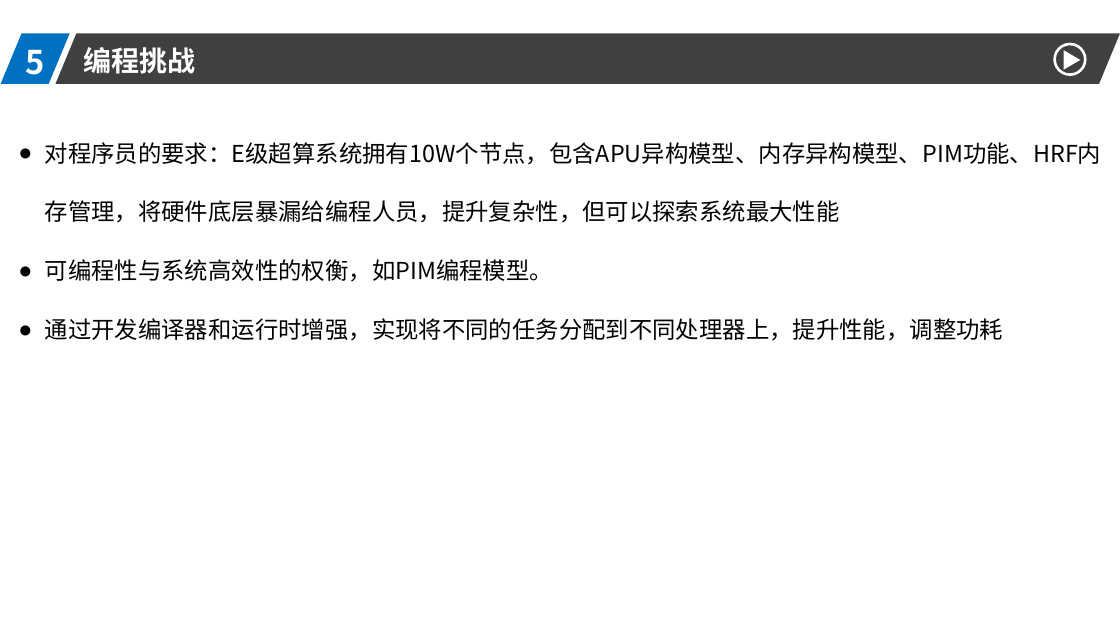
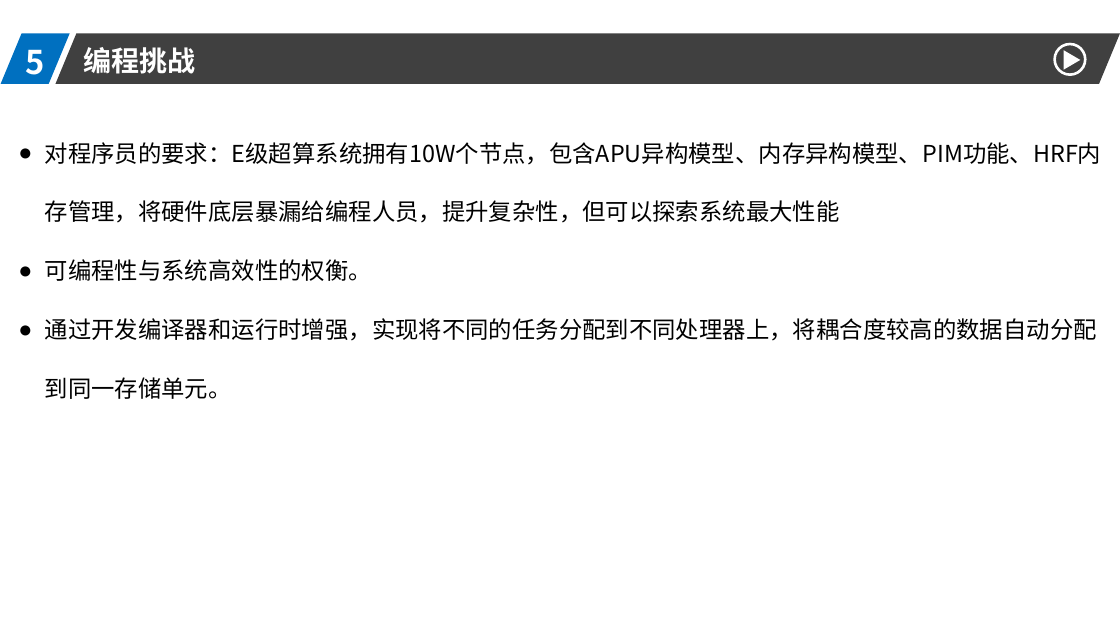
Before and after one commit to DO-MINATOR/buaa, a slide deck: slide 18 of 高性能计算机/高性能.pptx. Drawn at 1120x630 pixels with LibreOffice and Linux fonts; fonts in the diff are those of the drawing. Boxes give left, top, right and bottom in pixels: in the first picture for what was removed or moved away, otherwise in the second. Text is boxed around its words. In the diff, an @@ line names an element or a change of style, - is before the commit and + after.

```diff
--- a/高性能计算机/高性能.pptx
+++ b/高性能计算机/高性能.pptx
@@ text at [45,259,1097,399]: text changed @@
-● 可编程性与系统高效性的权衡，如PIM编程模型。
-● 通过开发编译器和运行时增强，实现将不同的任务分配到不同处理器上，提升性能，调整功耗
+● 可编程性与系统高效性的权衡。
+● 通过开发编译器和运行时增强，实现将不同的任务分配到不同处理器上，将耦合度较高的数据自动分配到同一存储单元。
```
Also in this commit, not shown: 8 other slides changed.
